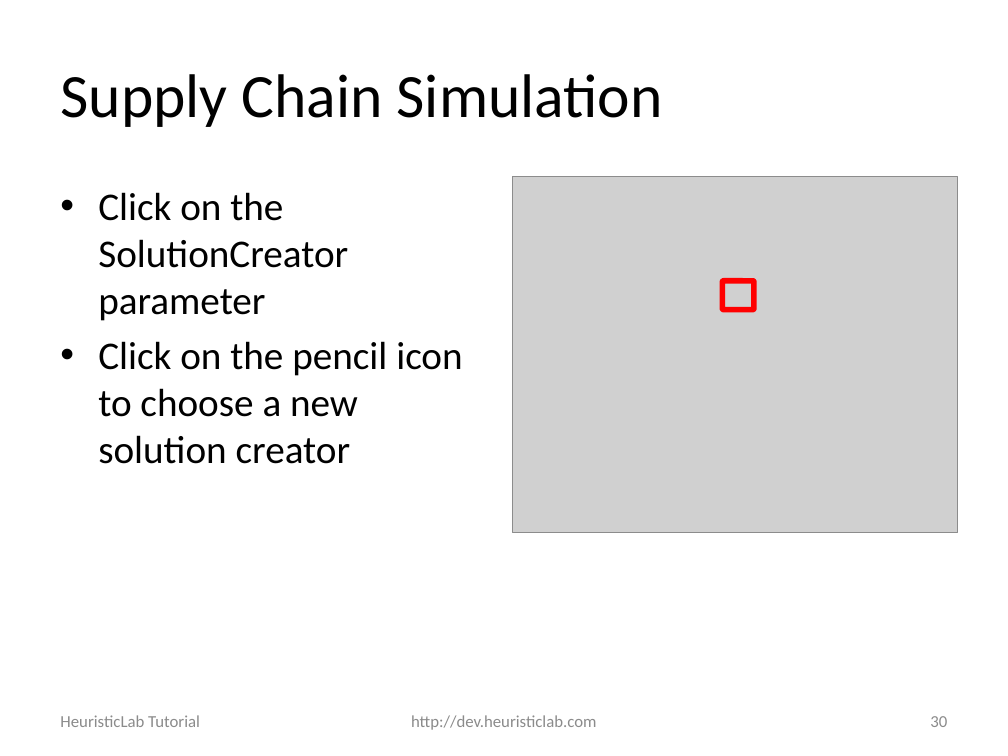
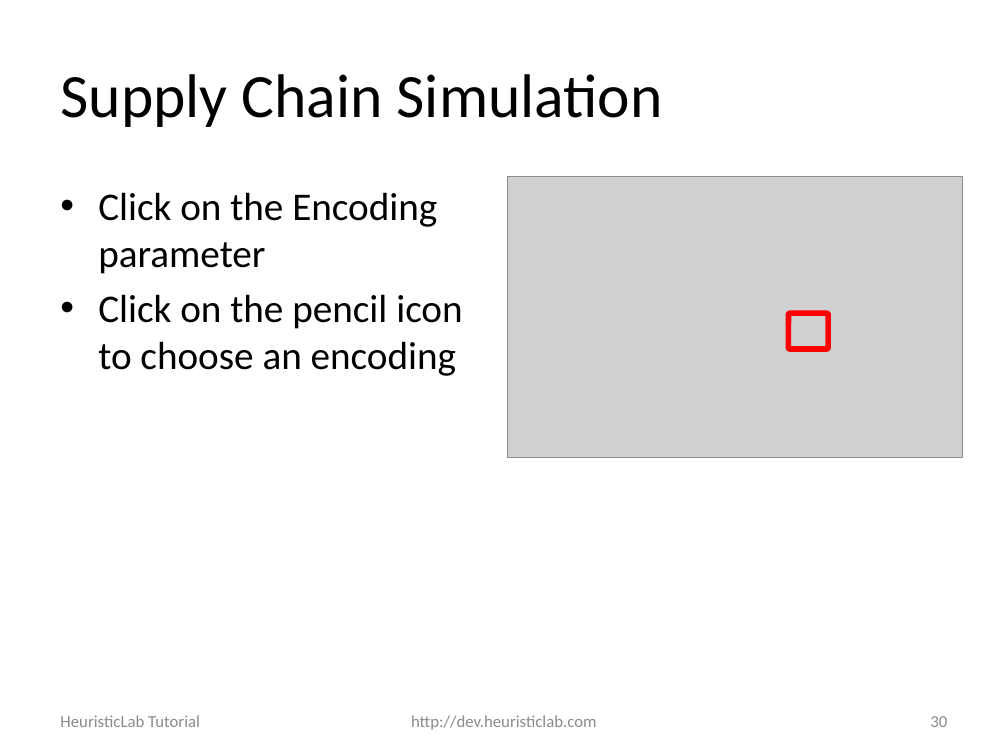
Before and after one commit to heal-research/HeuristicLab, a slide deck: slide 30 of documentation/Tutorials/Optimizing External Applications with HeuristicLab.pptx. Drawn at 1008x756 pixels with LibreOffice and Linux fonts; fonts in the diff are those of the drawing; grey boxes stand for pictures; background and template pictures are left out. Boxes give left, top, right and bottom in pixels: in the first picture for what was removed or moved away, otherwise in the second. Text is boxed around its words. In the diff, an @@ line names an element or a change of style, - is before the commit and + after.

```diff
--- a/documentation/Tutorials/Optimizing External Applications with HeuristicLab.pptx
+++ b/documentation/Tutorials/Optimizing External Applications with HeuristicLab.pptx
@@ picture: place and size @@
-picture at box(512, 176, 958, 532)
+picture at box(507, 176, 963, 458)
@@ text at box(98, 192, 462, 376): text changed @@
-• Click on the SolutionCreator parameter
-• Click on the pencil icon to choose a new solution creator
+• Click on the Encoding parameter
+• Click on the pencil icon to choose an encoding
@@ rounded rectangle: place and size @@
-rounded rectangle at box(723, 281, 754, 310)
+rounded rectangle at box(788, 313, 828, 349)
```
Also in this commit, not shown: 17 other slides changed, 12 slides removed.
